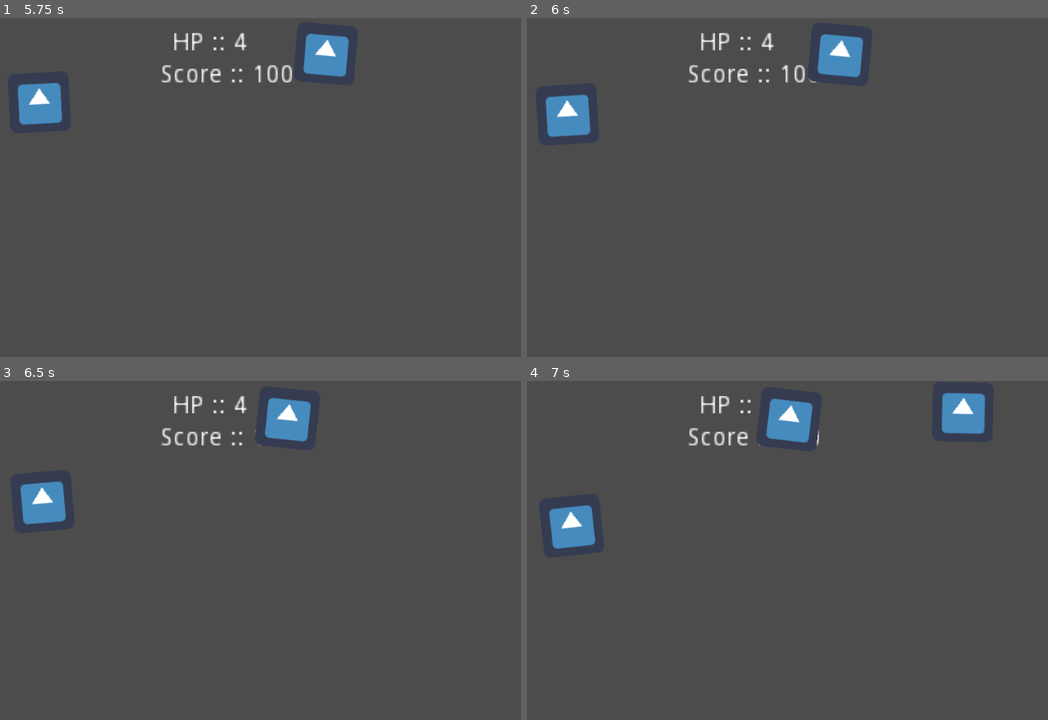
Above: before the commit, frames 1-4 (two rows, left to right).
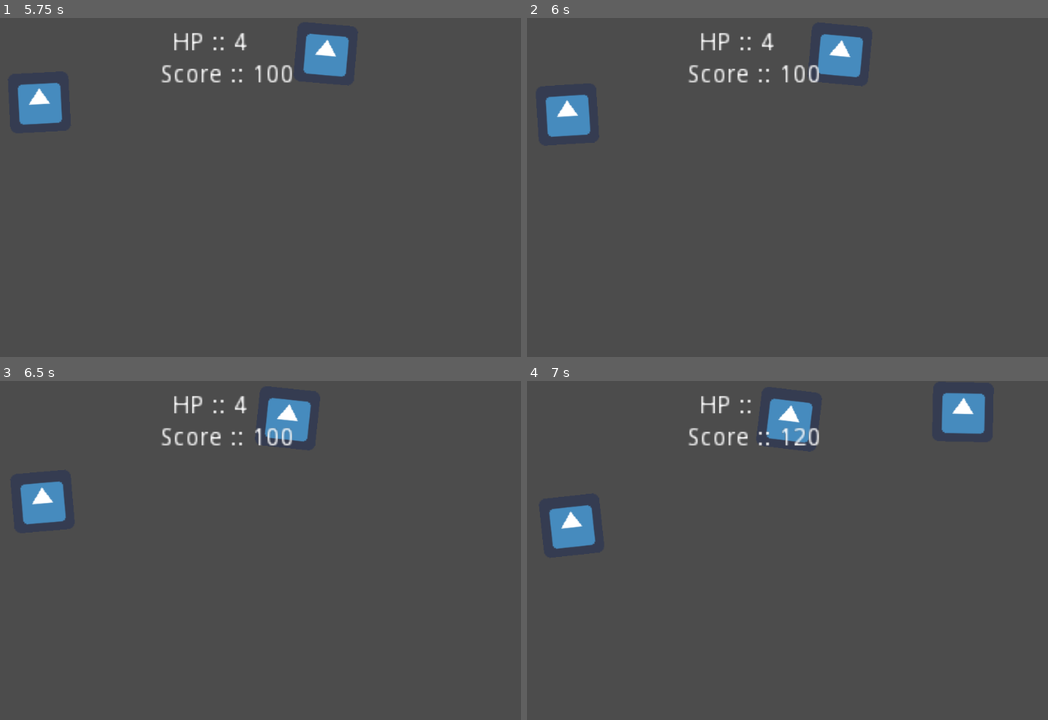
Above: after the commit, the same moments.

Repository: paomwattana/not-pong
Game: Godot game, scene res://UI.tscn
Same seed, same stepped clock (60 frames per second), same inputs: the game is played once before the commit and once after it. The engine's default icon, where the game draws it, is replaced by a stand-in: a white triangle on a blue panel in a dark square.
Inputs:
- Up to frame 1 (5.75 s): click "Start" at 0.5 s; tap Enter at 1.25 s; hold Right (ui_right) 1.28-2.03 s; tap Space at 2 s; hold Down (ui_down) 2.03-2.78 s; hold Right (ui_right) 2.78-3.53 s; hold Up (ui_up) 3.53-4.28 s; hold Left (ui_left) from 4.28 s (still down)
- Up to frame 2 (6 s): release Left (ui_left) at 5.78 s; hold Down (ui_down) from 5.78 s (still down)
- Up to frame 3 (6.5 s): keep holding Down (ui_down)
- Up to frame 4 (7 s): release Down (ui_down) at 6.53 s; hold Right (ui_right) from 6.53 s (still down)

Frame 1 is identical in both runs. In frame 2, less than 0.1% of the frame differs, in the area x 54-57%, y 13-19%; in frame 3, 0.2%; in frame 4, 0.2%, in the area x 44-56%, y 13-20%.

Commit message:
added restart menu

Diff:
--- /dev/null
+++ b/Control.gd
@@ -0,0 +1,16 @@
+extends Control
+
+
+# Declare member variables here. Examples:
+# var a = 2
+# var b = "text"
+
+
+# Called when the node enters the scene tree for the first time.
+func _ready():
+	pass # Replace with function body.
+
+
+# Called every frame. 'delta' is the elapsed time since the previous frame.
+#func _process(delta):
+#	pass
--- a/Goal.tscn
+++ b/Goal.tscn
@@ -1,4 +1,6 @@
-[gd_scene load_steps=2 format=2]
+[gd_scene load_steps=3 format=2]
+
+[ext_resource path="res://icon.png" type="Texture" id=1]
 
 [sub_resource type="RectangleShape2D" id=1]
 extents = Vector2( 499, 10 )
@@ -8,3 +10,7 @@
 [node name="CollisionShape2D" type="CollisionShape2D" parent="."]
 position = Vector2( 10, 0 )
 shape = SubResource( 1 )
+
+[node name="Sprite" type="Sprite" parent="."]
+scale = Vector2( 16.0313, 0.375 )
+texture = ExtResource( 1 )
--- /dev/null
+++ b/HighScore.gd
@@ -0,0 +1,12 @@
+extends Control
+
+
+
+func _ready():
+	pass
+
+func _on_RestartButton_pressed():
+	get_tree().change_scene("res://World.tscn")
+
+func _on_HomeButton_pressed():
+	get_tree().change_scene("res://UI.tscn")
--- /dev/null
+++ b/HighScore.tscn
@@ -0,0 +1,38 @@
+[gd_scene load_steps=2 format=2]
+
+[ext_resource path="res://HighScore.gd" type="Script" id=1]
+
+[node name="HighScore" type="Control"]
+anchor_right = 1.0
+anchor_bottom = 1.0
+script = ExtResource( 1 )
+__meta__ = {
+"_edit_use_anchors_": false
+}
+
+[node name="RestartButton" type="Button" parent="."]
+margin_left = 400.0
+margin_top = 306.0
+margin_right = 600.0
+margin_bottom = 390.0
+text = "Restart"
+__meta__ = {
+"_edit_use_anchors_": false
+}
+
+[node name="HomeButton" type="Button" parent="."]
+margin_left = 400.0
+margin_top = 417.0
+margin_right = 600.0
+margin_bottom = 483.0
+text = "Home"
+__meta__ = {
+"_edit_use_anchors_": false
+}
+
+[node name="ScoreLabel" type="Label" parent="."]
+margin_right = 175.0
+margin_bottom = 87.0
+
+[connection signal="pressed" from="RestartButton" to="." method="_on_RestartButton_pressed"]
+[connection signal="pressed" from="HomeButton" to="." method="_on_HomeButton_pressed"]
--- a/World.gd
+++ b/World.gd
@@ -23,10 +23,18 @@
 func game_over():
 	print("game over")
 	emit_signal("game_over") # in case any other nodes wanted to use this
+
+	# stop spawning new balls & pause score
 	$Score/ScoreTimer.stop()
+	$BallSpawnTimer.stop()
 
+	# remove balls and player's pad
+	$PadBottom.queue_free()
 	get_tree().call_group("balls", "queue_free")
-	get_tree().change_scene("res://UI.tscn")
+
+	var HighScore = preload("res://HighScore.tscn")
+	var highScore = HighScore.instance()
+	add_child(highScore)
 
 
 func _on_Goal_body_entered(body):
@@ -41,5 +49,5 @@
 
 func _on_BallSpawnTimer_timeout():
 	var ball1 = ball.instance()
-	add_child(ball1)
+	get_tree().get_root().get_node("World/Balls").add_child(ball1)
 	$BallSpawnTimer.start()
--- a/World.tscn
+++ b/World.tscn
@@ -19,7 +19,7 @@
 [node name="StaticBody2D" type="StaticBody2D" parent="."]
 
 [node name="CollisionPolygon2D" type="CollisionPolygon2D" parent="StaticBody2D"]
-polygon = PoolVector2Array( -1, -1, 1025, 0, 1023, 670, 1035, 670, 1034, -14, -13, -13, -16, 647, 1, 648 )
+polygon = PoolVector2Array( -1, -1, 1025, 0, 1023, 670, 1086, 673, 1091, -100, -94, -107, -93, 651, 1, 648 )
 
 [node name="BallSpawnTimer" type="Timer" parent="."]
 wait_time = 2.0
